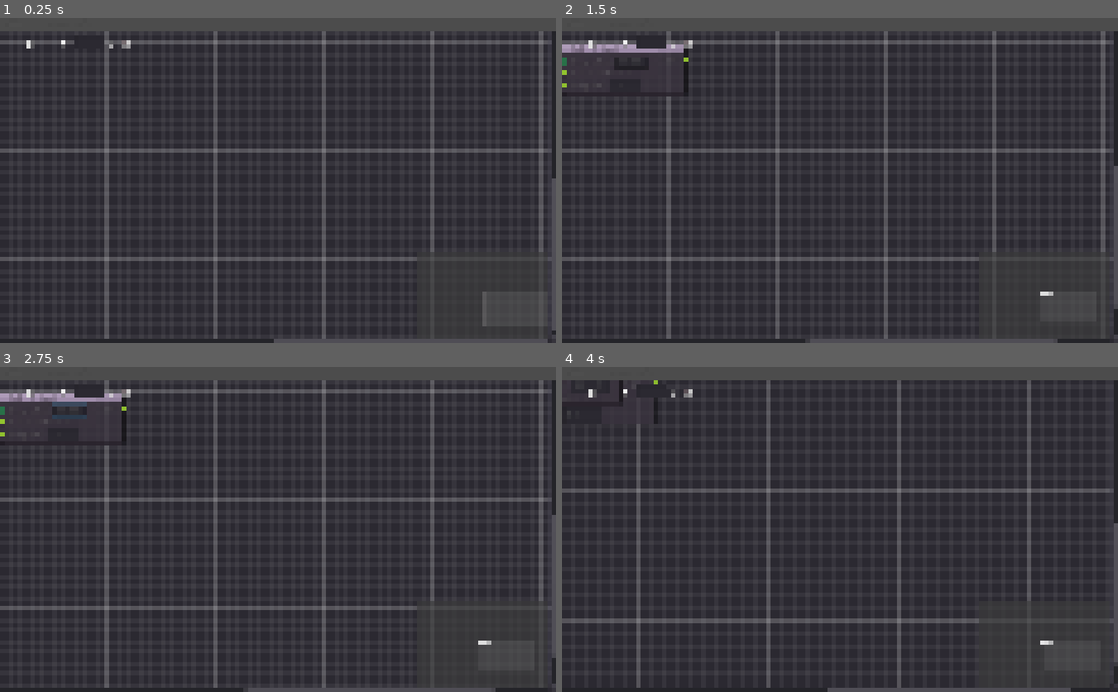
Above: before the commit, frames 1-4 (two rows, left to right).
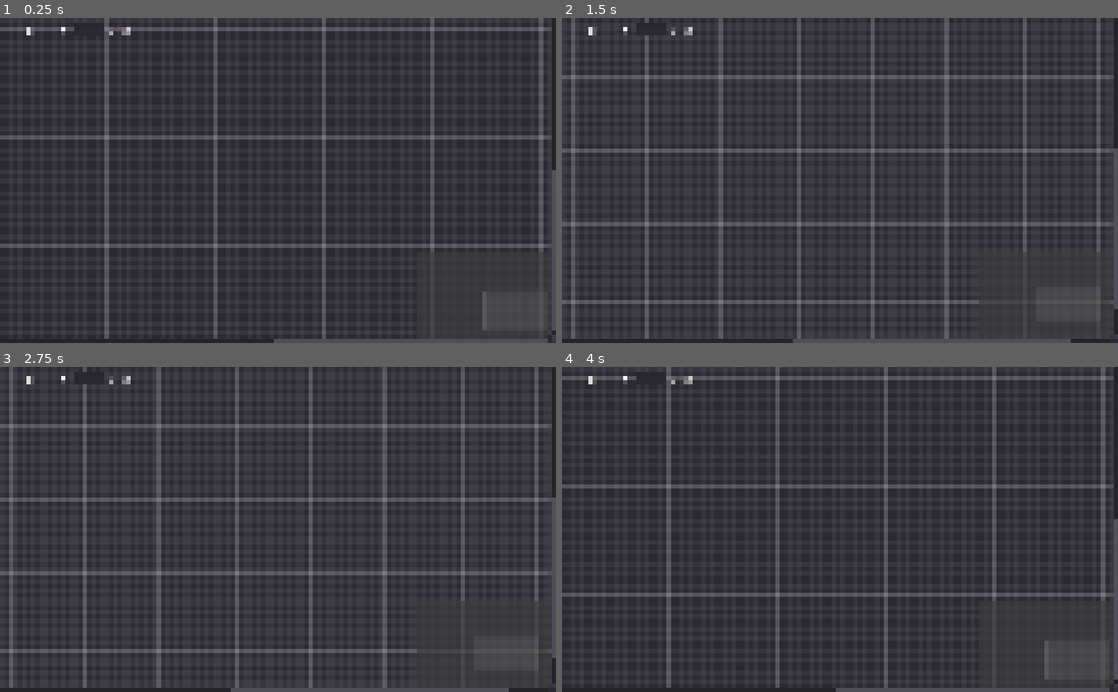
Above: after the commit, the same moments.

Repository: noiamhippyman/GodotAudioGeneration
Game: Godot game, scene res://Main.tscn
Same seed, same stepped clock (60 frames per second), same inputs: the game is played once before the commit and once after it.
Inputs (mouse positions are in pixels of both pictures, inside the frame that each line leads up to; where the layout moved, square brackets give the same spot in the first picture):
- Up to frame 1 (0.25 s): no input
- Up to frame 2 (1.5 s): click (584, 24) at 0.5 s, where only the run before the commit has a clickable "Add Node"; click (573, 31) [573, 44] at 1.25 s
- Up to frame 3 (2.75 s): click (66, 409) at 2 s, where only the run before the commit has a clickable "0. Sine"
- Up to frame 4 (4 s): click (612, 380) [612, 393] at 2.75 s; click (589, 383) at 3.5 s, where only the run before the commit has a clickable "0. Sine"

The runs differ from the first frame. In frame 1, 7.1% of the frame differs, in the area x 0-100%, y 0-97%; in frame 2, 14%; in frame 3, 14%, in the area x 0-100%, y 0-100%; in frame 4, 11%.

Commit message:
Cleaned up some shnizz. Added some shnizz. It's vaporware. What do you care?

Diff:
--- a/AudioProgramming/Globals.gd
+++ b/AudioProgramming/Globals.gd
@@ -13,3 +13,6 @@
 const SLOT_COLOR_STRING:Color = Color.magenta
 const SLOT_COLOR_VECTOR2:Color = Color.silver
 const SLOT_COLOR_VECTOR3:Color = Color.gold
+
+const NODE_TYPE_OSCILLATOR:int = 0
+const NODE_TYPE_AUDIO_OUTPUT:int = 1
--- a/AudioProgramming/Main.gd
+++ b/AudioProgramming/Main.gd
@@ -1,24 +1,41 @@
 extends Control
 
+var add_node_popup:PopupMenu = null
 var graph_editor:GraphEdit = null
 var selected_node:Node = null
-
-func _on_node_selected(node:Node):
-	selected_node = node
 
 func _ready():
 	OS.low_processor_usage_mode = true
 	graph_editor = $VBoxContainer/GraphEdit
 	graph_editor.connect("node_selected",self,"_on_node_selected")
+	add_node_popup = $AddNodePopupMenu
+	add_node_popup.connect("id_pressed",self,"_on_add_node_type_selected")
 
-func _on_AddNodeButton_pressed():
-	var osc_node:OscillatorNode = OscillatorNode.new()
-	graph_editor.add_child(osc_node)
-	var audio_node:AudioOutputNode = AudioOutputNode.new()
-	graph_editor.add_child(audio_node)
+func _on_node_selected(node:Node):
+	selected_node = node
 
+func _input(event):
+	if (event.is_action_pressed("kb_shortcut_add_node")):
+		add_node_popup.show_modal()
+		add_node_popup.rect_global_position = get_global_mouse_position()
 
-func _on_DeleteNodeButton_pressed():
+func add_node(id:int):
+	var node_offset = get_global_mouse_position() + graph_editor.scroll_offset
+	match id:
+		Globals.NODE_TYPE_OSCILLATOR:
+			var node:OscillatorNode = OscillatorNode.new()
+			node.offset = node_offset
+			graph_editor.add_child(node)
+		Globals.NODE_TYPE_AUDIO_OUTPUT:
+			var node:AudioOutputNode = AudioOutputNode.new()
+			node.offset = node_offset
+			graph_editor.add_child(node)
+
+func delete_node():
 	if (selected_node):
 		selected_node.queue_free()
 		selected_node = null
+
+
+func _on_add_node_type_selected(id):
+	add_node(id)
--- a/AudioProgramming/Main.tscn
+++ b/AudioProgramming/Main.tscn
@@ -1,6 +1,7 @@
-[gd_scene load_steps=2 format=2]
+[gd_scene load_steps=3 format=2]
 
 [ext_resource path="res://Main.gd" type="Script" id=1]
+[ext_resource path="res://Node Editor/GUI/AddNodePopupMenu.gd" type="Script" id=2]
 
 [node name="Main" type="Control"]
 anchor_right = 1.0
@@ -17,27 +18,14 @@
 "_edit_use_anchors_": false
 }
 
-[node name="ButtonHBox" type="HBoxContainer" parent="VBoxContainer"]
-margin_right = 1024.0
-margin_bottom = 20.0
-
-[node name="AddNodeButton" type="MenuButton" parent="VBoxContainer/ButtonHBox"]
-margin_right = 75.0
-margin_bottom = 20.0
-text = "Add Node"
-
-[node name="DeleteNodeButton" type="MenuButton" parent="VBoxContainer/ButtonHBox"]
-margin_left = 79.0
-margin_right = 172.0
-margin_bottom = 20.0
-text = "Delete Node"
-
 [node name="GraphEdit" type="GraphEdit" parent="VBoxContainer"]
-margin_top = 24.0
 margin_right = 1024.0
 margin_bottom = 600.0
 size_flags_horizontal = 3
 size_flags_vertical = 3
 scroll_offset = Vector2( 0, -20 )
-[connection signal="pressed" from="VBoxContainer/ButtonHBox/AddNodeButton" to="." method="_on_AddNodeButton_pressed"]
-[connection signal="pressed" from="VBoxContainer/ButtonHBox/DeleteNodeButton" to="." method="_on_DeleteNodeButton_pressed"]
+
+[node name="AddNodePopupMenu" type="PopupMenu" parent="."]
+margin_right = 20.0
+margin_bottom = 20.0
+script = ExtResource( 2 )
--- /dev/null
+++ b/AudioProgramming/Node Editor/GUI/AddNodePopupMenu.gd
@@ -0,0 +1,7 @@
+extends PopupMenu
+class_name AddNodePopupMenu
+
+func _init():
+	add_separator("Add")
+	add_item("Oscillator", Globals.NODE_TYPE_OSCILLATOR)
+	add_item("Audio Output", Globals.NODE_TYPE_AUDIO_OUTPUT)
--- a/AudioProgramming/project.godot
+++ b/AudioProgramming/project.godot
@@ -9,6 +9,11 @@
 config_version=4
 
 _global_script_classes=[ {
+"base": "PopupMenu",
+"class": "AddNodePopupMenu",
+"language": "GDScript",
+"path": "res://Node Editor/GUI/AddNodePopupMenu.gd"
+}, {
 "base": "GraphNode",
 "class": "AudioOutputNode",
 "language": "GDScript",
@@ -35,6 +40,7 @@
 "path": "res://Node Editor/Nodes/OscillatorNode.gd"
 } ]
 _global_script_class_icons={
+"AddNodePopupMenu": "",
 "AudioOutputNode": "",
 "EnvelopeADSR": "",
 "FilterResonant": "",
@@ -51,3 +57,11 @@
 [autoload]
 
 Globals="*res://Globals.gd"
+
+[input]
+
+kb_shortcut_add_node={
+"deadzone": 0.5,
+"events": [ Object(InputEventKey,"resource_local_to_scene":false,"resource_name":"","device":0,"alt":false,"shift":true,"control":false,"meta":false,"command":false,"pressed":false,"scancode":65,"unicode":0,"echo":false,"script":null)
+ ]
+}
